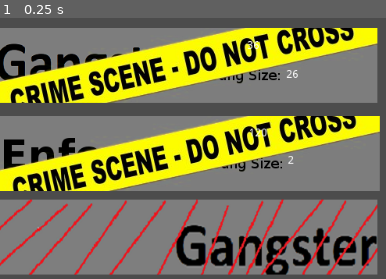
Above: before the commit, frame 1.
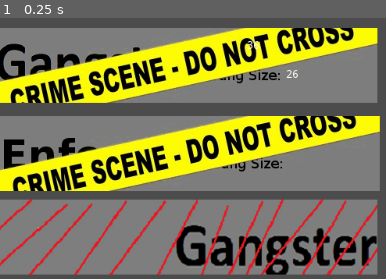
Above: after the commit, the same moment.

Repository: YesDevBois/MafiaClicker
Game: Godot game, scene res://Scenes/Control.tscn
Two runs of this game, one before a commit and one after it. Both use one fixed random seed, a clock stepped at 60 frames per second and the inputs below.
Inputs:
- Up to frame 1 (0.25 s): no input
The pictures show only the part of the screen within x 50-100%, y 0-50%; the shares and areas given below are measured in that part.

The runs differ from the first frame. In frame 1, 0.1% of the frame differs, in the area x 64-77%, y 42-56%.
Error before the commit: Attempt to call function 'hide' in base 'null instance' on a null instance. (res://Scripts/F_Button.gd:29)
Error after the commit: Parse Error: Unexpected token: return: (res://Scripts/F_Button.gd:223)

Commit message:
Hopefully this fixes things

Diff:
--- a/Scenes/Control.tscn
+++ b/Scenes/Control.tscn
@@ -76,14 +76,6 @@
 enabled_focus_mode = 0
 shortcut = null
 group = null
-texture_normal = ExtResource( 2 )
-texture_pressed = ExtResource( 3 )
-texture_hover = ExtResource( 4 )
-texture_click_mask = ExtResource( 5 )
-script = ExtResource( 6 )
-_sections_unfolded = [ "Focus" ]
-
-[node name="Gangster" type="TextureButton" parent="F" index="0"]
 texture_normal = ExtResource( 3 )
 texture_pressed = ExtResource( 4 )
 texture_hover = ExtResource( 5 )
@@ -193,7 +185,6 @@
 texture_hover = ExtResource( 15 )
 texture_disabled = ExtResource( 16 )
 script = ExtResource( 17 )
-
 _sections_unfolded = [ "Focus", "Pause", "Textures" ]
 
 [node name="Enforcer_Gang_Size" type="Label" parent="F/Enforcer" index="0"]
@@ -349,6 +340,7 @@
 toggle_mode = false
 enabled_focus_mode = 2
 shortcut = null
+group = null
 texture_normal = ExtResource( 18 )
 texture_pressed = ExtResource( 19 )
 texture_disabled = ExtResource( 20 )
--- a/Scripts/Consig.gd
+++ b/Scripts/Consig.gd
@@ -5,7 +5,6 @@
 var costmultiplier
 var basecost = 10000
 var cost
-
 var respect
 signal respect_from_consigs
 
@@ -13,8 +12,11 @@
 func _ready():
 	# This allows spacebar to be used to for only incrementing F
 	set_focus_mode(FOCUS_NONE)
+
 	costmultiplier = 1.0 + (amount*0.1)
 	cost = basecost*costmultiplier
+
+
 
 func _on_GlobalTimer_timeout():
 	respect = productionmultiplier*amount
@@ -37,4 +39,4 @@
 		amount = amount
 
 	}
-	return save_dict
+return save_dict
--- a/Scripts/Control.gd
+++ b/Scripts/Control.gd
@@ -3,6 +3,7 @@
 var game_icon = load("res://Images/src/mafia_clicker_icon.png")
 const SAVE_PATH = "res://Saves/save.json"
 onready var F = get_child(1)
+
 
 
 func quit_game():
@@ -52,8 +53,10 @@
 
 	save_file.close()
 
+
+
 func _ready():
+
 	OS.set_window_title("Mafia Clicker")
 	OS.set_icon(game_icon)
-
-	#print(OS.get_unix_time())
+#print(OS.get_unix_time())
--- a/Scripts/Enforcer.gd
+++ b/Scripts/Enforcer.gd
@@ -5,7 +5,6 @@
 var costmultiplier
 var basecost = 100
 var cost
-
 var respect
 signal respect_from_enforcers
 
@@ -16,6 +15,7 @@
 func _ready():
 	# This allows spacebar to be used to for only incrementing F
 	set_focus_mode(FOCUS_NONE)
+
 	costmultiplier = 1.0 + (amount*0.1)
 	cost = basecost*costmultiplier
 
@@ -46,4 +46,4 @@
 		amount = amount
 
 	}
-	return save_dict
+return save_dict
--- a/Scripts/F_Button.gd
+++ b/Scripts/F_Button.gd
@@ -33,6 +33,8 @@
 	Hitman.hide()
 	Godfather.hide()
 
+
+
 	if( Gangster.amount > 0):
 		Gangster.show()
 
@@ -53,6 +55,8 @@
 
 	#unix time is used to calculate how long the game has been closed
 	update_respect(savetime, OS.get_unix_time())
+
+
 
 #every frame checks to if any button can be enabled
 #enables if wallet >= button.cost, disables if not
@@ -216,4 +220,4 @@
 		savetime = savetime
 
 	}
-	return save_dict
+return save_dict
--- a/Scripts/Framer.gd
+++ b/Scripts/Framer.gd
@@ -5,7 +5,6 @@
 var costmultiplier
 var basecost = 1000
 var cost
-
 var respect
 signal respect_from_framers
 
@@ -13,8 +12,11 @@
 func _ready():
 	# This allows spacebar to be used to for only incrementing F
 	set_focus_mode(FOCUS_NONE)
+
 	costmultiplier = 1.0 + (amount*0.1)
 	cost = basecost*costmultiplier
+
+
 
 func _on_GlobalTimer_timeout():
 	respect = productionmultiplier*amount
@@ -37,4 +39,4 @@
 		amount = amount
 
 	}
-	return save_dict
+return save_dict
--- a/Scripts/Gangster.gd
+++ b/Scripts/Gangster.gd
@@ -5,7 +5,6 @@
 var costmultiplier
 var basecost = 10
 var cost
-
 var respect
 signal respect_from_gangsters
 
@@ -15,6 +14,7 @@
 func _ready():
 	# This allows spacebar to be used to for only incrementing F
 	set_focus_mode(FOCUS_NONE)
+
 	costmultiplier = 1.0 + (amount*0.1)
 	cost = basecost*costmultiplier
 
@@ -44,7 +44,6 @@
 func _on_F_enable_button(me, boolval):
 	if(me == 0):
 		set_disabled(!boolval)
-
 func save():
 	var save_dict = {
 
@@ -53,4 +52,5 @@
 	}
 	return save_dict
 
+
 #all child nodes act exactly as this one with differing base cost
--- a/Scripts/Godfather.gd
+++ b/Scripts/Godfather.gd
@@ -5,7 +5,6 @@
 var costmultiplier
 var basecost = 1000000
 var cost
-
 var respect
 signal respect_from_godfathers
 
@@ -13,6 +12,7 @@
 func _ready():
 	# This allows spacebar to be used to for only incrementing F
 	set_focus_mode(FOCUS_NONE)
+
 	costmultiplier = 1.0  + (amount*0.1)
 	cost = basecost*costmultiplier
 
@@ -38,4 +38,4 @@
 		amount = amount
 
 	}
-	return save_dict
+return save_dict
--- a/Scripts/Hitman.gd
+++ b/Scripts/Hitman.gd
@@ -5,13 +5,13 @@
 var costmultiplier
 var basecost = 100000
 var cost
-
 var respect
 signal respect_from_hitmen
 
 func _ready():
 	# This allows spacebar to be used to for only incrementing F
 	set_focus_mode(FOCUS_NONE)
+
 	costmultiplier = 1.0 + (amount*0.1)
 	cost = basecost*costmultiplier
 
@@ -36,4 +36,4 @@
 		amount = amount
 
 	}
-	return save_dict
+return save_dict
--- a/Scripts/Node.gd
+++ b/Scripts/Node.gd
@@ -1,13 +1,5 @@
 extends Node
 
-# class member variables go here, for example:
-# var a = 2
-# var b = "textvar"
-
+# loads the game on initialization
 func _ready():
 	get_parent().load_game()
-
-#func _process(delta):
-#	# Called every frame. Delta is time since last frame.
-#	# Update game logic here.
-#	pass
